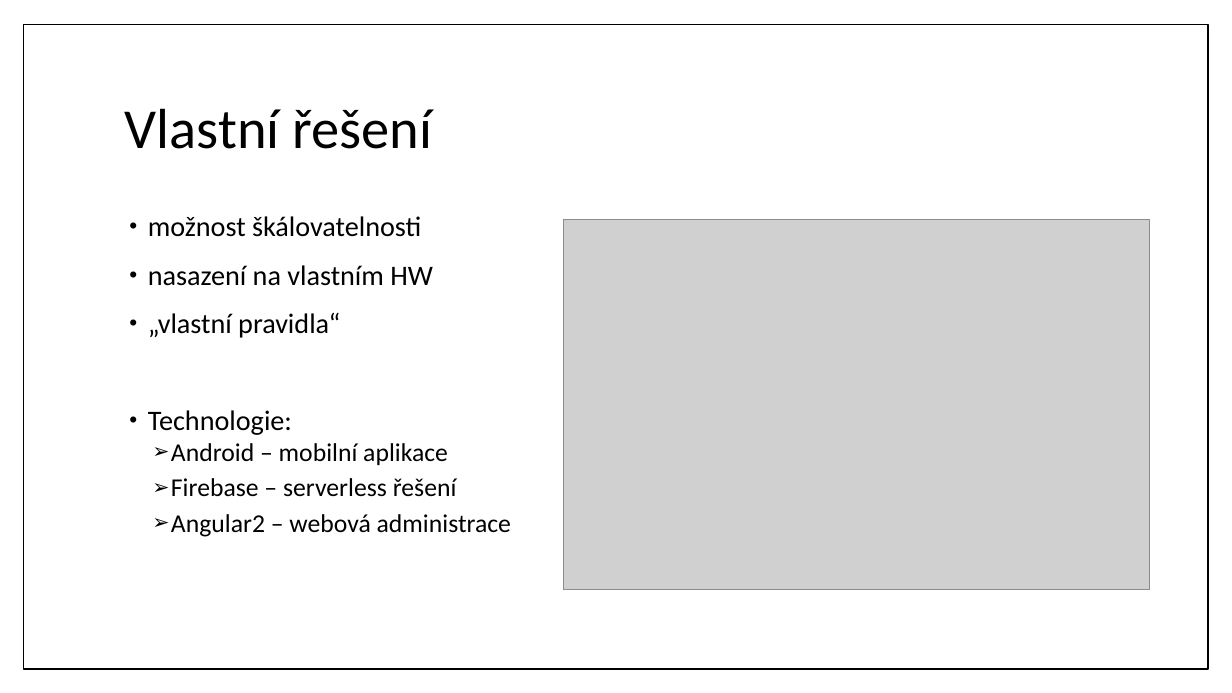
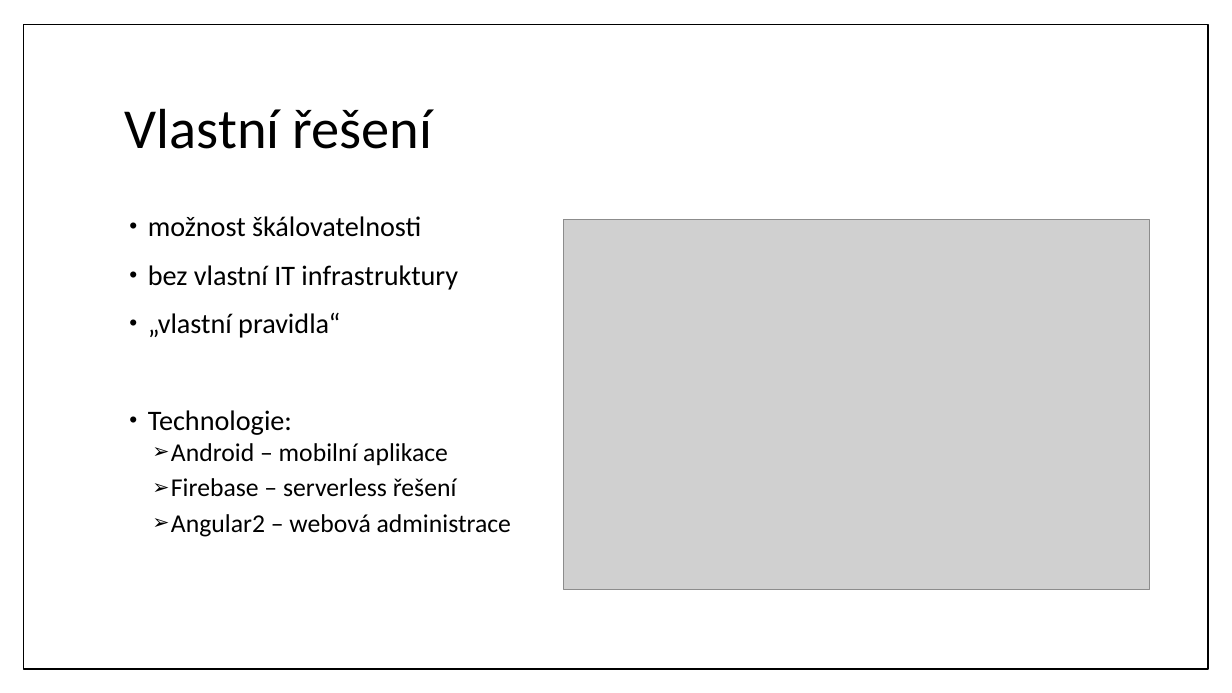
Before and after one commit to schrek1/bachelor-thesis, a slide deck: slide 6 of prezentace/schrek_bp.pptx (slide 4 before the commit). Drawn at 1232x693 pixels with LibreOffice and Linux fonts; fonts in the diff are those of the drawing; grey boxes stand for pictures. Boxes give left, top, right and bottom in pixels: in the first picture for what was removed or moved away, otherwise in the second. Text is boxed around its words. In the diff, an @@ line names an element or a change of style, - is before the commit and + after.

```diff
--- a/prezentace/schrek_bp.pptx
+++ b/prezentace/schrek_bp.pptx
@@ text at bbox=[148, 265, 458, 290]: text changed @@
-• nasazení na vlastním HW
+• bez vlastní IT infrastruktury
```
Also in this commit, not shown: 2 other slides changed, 2 slides added.
